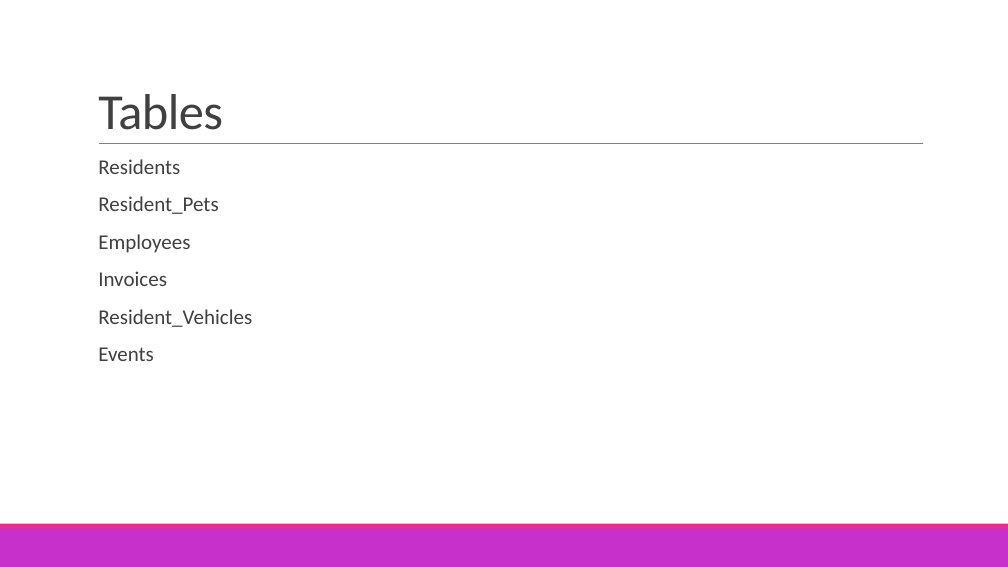
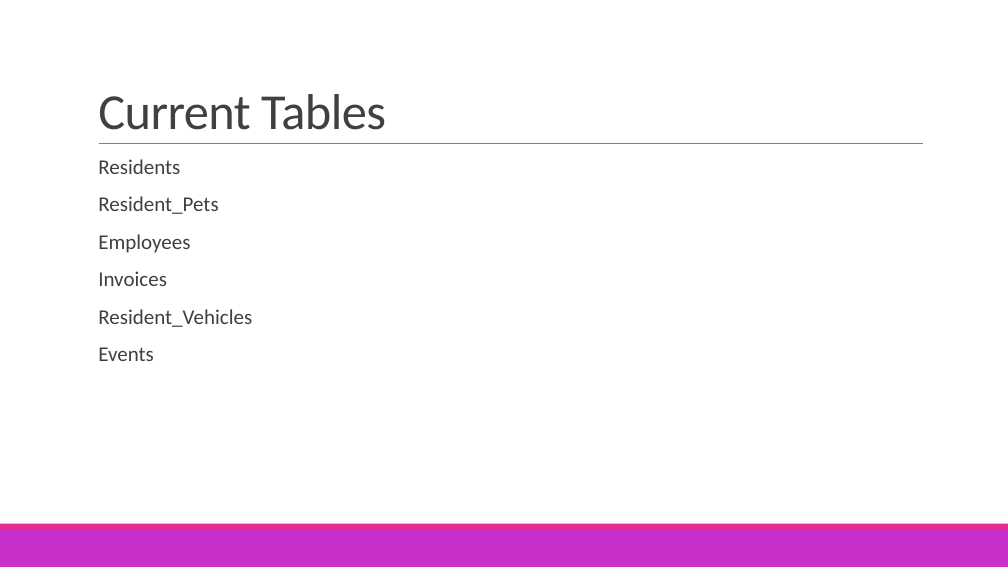
Before and after one commit to ladybugsjdk/CSCI3432_DB_Project, a slide deck: slide 2 of Documentation/Project Docs/DataModelPresentation.pptx. Drawn at 1008x567 pixels with LibreOffice and Linux fonts; fonts in the diff are those of the drawing. Boxes give left, top, right and bottom in pixels: in the first picture for what was removed or moved away, otherwise in the second. Text is boxed around its words. In the diff, an @@ line names an element or a change of style, - is before the commit and + after.

```diff
--- a/Documentation/Project Docs/DataModelPresentation.pptx
+++ b/Documentation/Project Docs/DataModelPresentation.pptx
@@ title at [98, 94, 386, 130]: text changed @@
-Tables
+Current Tables
```
Also in this commit, not shown: 2 slides added.
